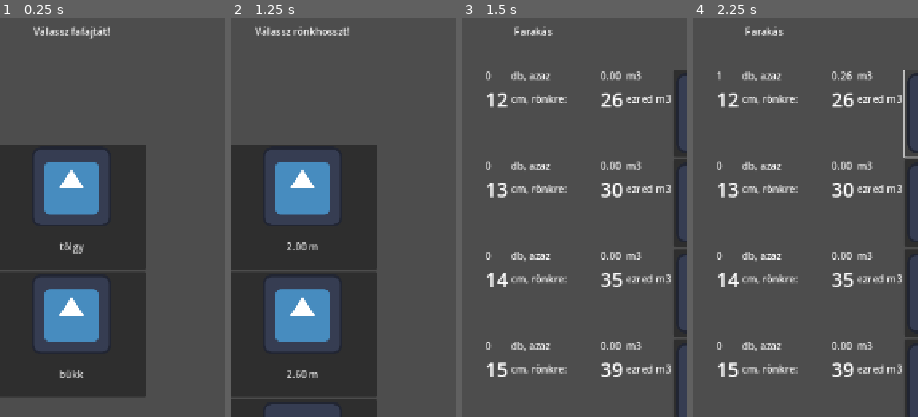
Above: before the commit, frames 1-4 (left to right).
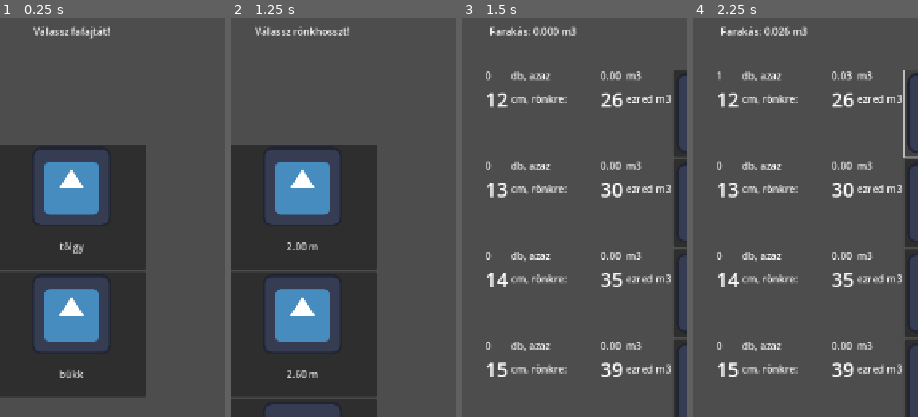
Above: after the commit, the same moments.

Repository: rolika/kob_g
Game: Godot game, scene res://main.tscn
Same seed, same stepped clock (60 frames per second), same inputs: the game is played once before the commit and once after it. The engine's default icon, where the game draws it, is replaced by a stand-in: a white triangle on a blue panel in a dark square.
Inputs (mouse positions are % of the whole screen's width and height, from its top left):
- Up to frame 1 (0.25 s): no input
- Up to frame 2 (1.25 s): click "tölgy" at 0.5 s
- Up to frame 3 (1.5 s): click "2.00 m" at 1.25 s
- Up to frame 4 (2.25 s): click (91, 15) at 2.02 s
The pictures show only the part of the screen within x 34-84%, y 3-53%; the shares and areas given below are measured in that part.

Frames 1-2 are identical in both runs. In frame 3, 0.6% of the frame differs, in the area x 12-52%, y 2-5%; in frame 4, 0.6%, in the area x 12-71%, y 2-16%.

Commit message:
display total volume

Diff:
--- a/scenes/cube_workspace.tscn
+++ b/scenes/cube_workspace.tscn
@@ -18,7 +18,7 @@
 offset_right = 720.0
 offset_bottom = 80.0
 size_flags_horizontal = 0
-text = "Farakás"
+text = "Farakás: 0.000 m3"
 horizontal_alignment = 1
 vertical_alignment = 1
 
--- a/scripts/cube_control.gd
+++ b/scripts/cube_control.gd
@@ -1,26 +1,19 @@
 extends Control
 
-
-const PRECISION: float = 0.01
-
-
+const PRECISION: float = 0.001
 var counter: int
 var diameter: int  # diamater is represented in centimetres
 var cube: int  # cube data is represented in m3, must be multiplied by the given precision
-
 
 func _ready() -> void:
     counter = 0
     set_cube_data()
 
-
 func _on_decrease_button_pressed() -> void:
     counter -= 1
 
-
 func _on_increase_button_pressed() -> void:
     counter += 1
-
 
 func _process(_delta: float) -> void:
     var decrease_button: Button = $HBoxContainer/DecreaseButton
@@ -35,9 +28,11 @@
     counter_label.text = str(counter)
     diameter_label.text = str(diameter)
     cubic_label.text = str(cube)
-    volume_label.text = "%.2f" % (cube * counter * PRECISION)
-
+    volume_label.text = "%.2f" % get_volume()
 
 func set_cube_data(diameter_: int = 20, cube_: int = 15) -> void:
     diameter = diameter_
     cube = cube_
+
+func get_volume() -> float:
+    return cube * counter * PRECISION
--- a/scripts/cube_workspace.gd
+++ b/scripts/cube_workspace.gd
@@ -1,19 +1,23 @@
 extends Node2D
-
 
 const CUBE_CONTROL = preload("res://scenes/cube_control.tscn")
 const STARTING_DIAMETER: int = 12
 
-
 @export var woodtype: String = "tölgy"
 @export var woodlength: float = 2.0
 
-
-# Called when the node enters the scene tree for the first time.
 func _ready() -> void:
     var cube_data: Array = File_IO.get_cubedata(woodtype, woodlength)
-    print(cube_data.size())
     for i in range(cube_data.size()):
         var cube_control = CUBE_CONTROL.instantiate()
         $ScrollContainer/VBoxContainer.add_child(cube_control)
         cube_control.set_cube_data(STARTING_DIAMETER + i, cube_data[i])
+
+func _process(_delta: float) -> void:
+    $SubtitleLabel.text = "Farakás: %.3f m3" % get_total_volume()
+
+func get_total_volume() -> float:
+    var total: float = 0.0
+    for single in $ScrollContainer/VBoxContainer.get_children():
+        total += single.get_volume()
+    return total
